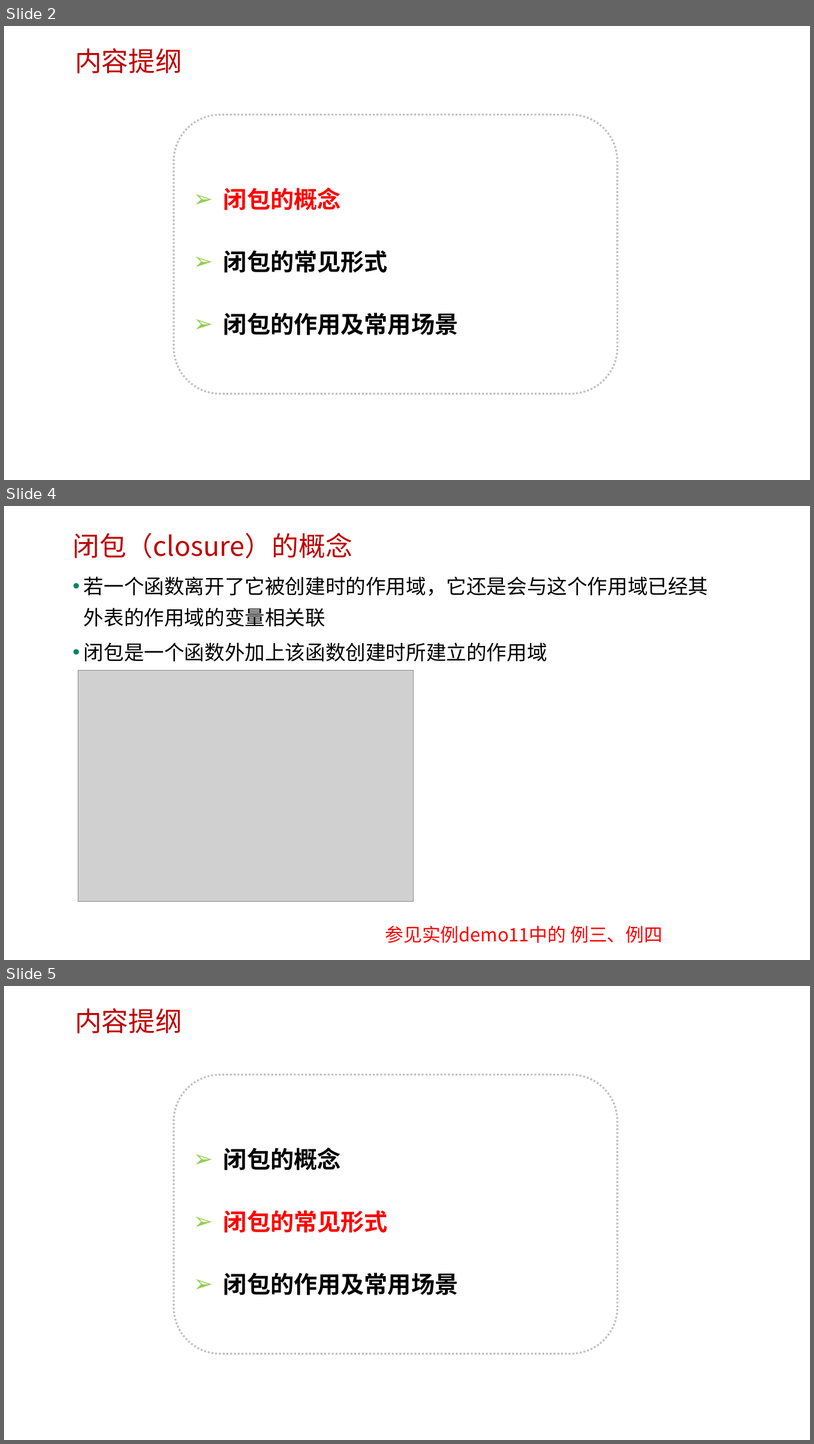
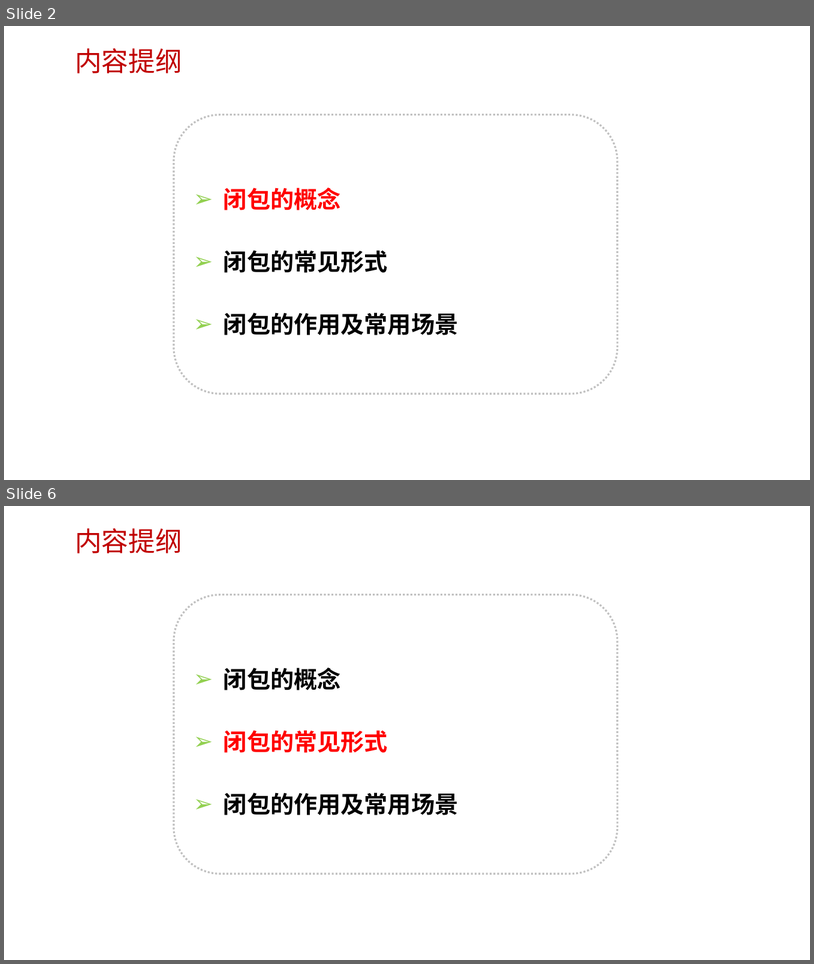
Before and after one commit to edu2act/course-javascript-advanced, a slide deck: 课程PPT/12.JS闭包.pptx. Shown one above the other, each under a label of ours: slides 2, 4 and 5 before the commit, slides 2 and 6 after it; the slides between them are not shown. The pictures are 814x1444 and 814x964 pixels, drawn with LibreOffice and Linux fonts; fonts in the diff are those of the drawing; grey boxes stand for pictures; background and template pictures are left out. Boxes give left, top, right and bottom in pixels: in the first picture for what was removed or moved away, otherwise in the second. Text is boxed around its words. In the diff, an @@ line names an element or a change of style, - is before the commit and + after.

```diff
--- a/课程PPT/12.JS闭包.pptx
+++ b/课程PPT/12.JS闭包.pptx
@@ slide 4 removed at [4,506,810,960], background picture (left out) @@
@@ text removed at [72,532,353,558] @@
-闭包（closure）的概念
@@ text removed at [84,576,709,661] @@
-• 若一个函数离开了它被创建时的作用域，它还是会与这个作用域已经其外表的作用域的变量相关联
-• 闭包是一个函数外加上该函数创建时所建立的作用域
@@ picture removed at [78,670,414,901] @@
@@ text removed at [386,925,663,943] @@
-参见实例demo11中的 例三、例四
@@ what was slide 5 is now slide 6 @@
```
Also in this commit, not shown: 4 slides changed, 2 slides added, 3 other files.
